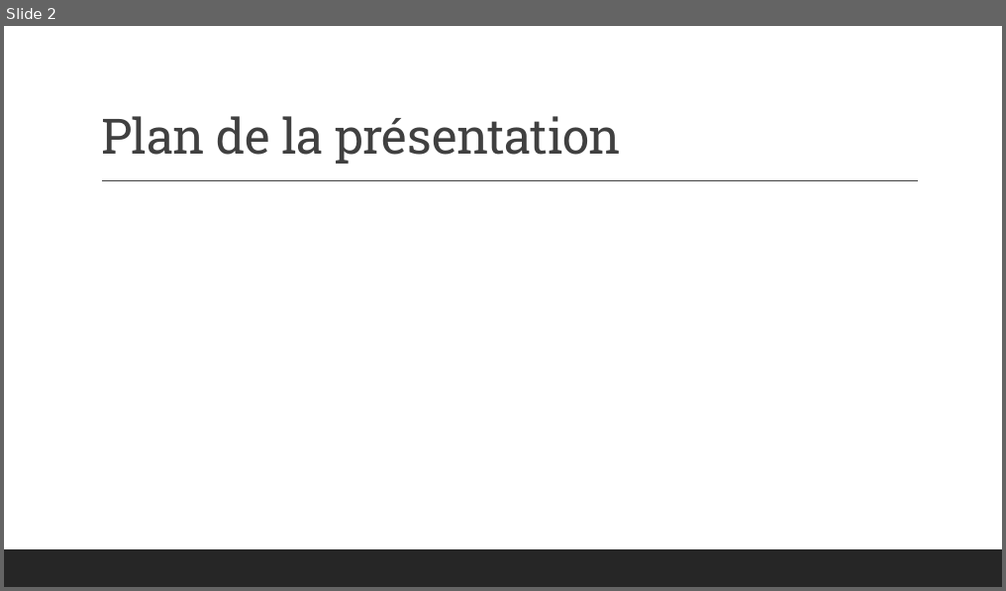
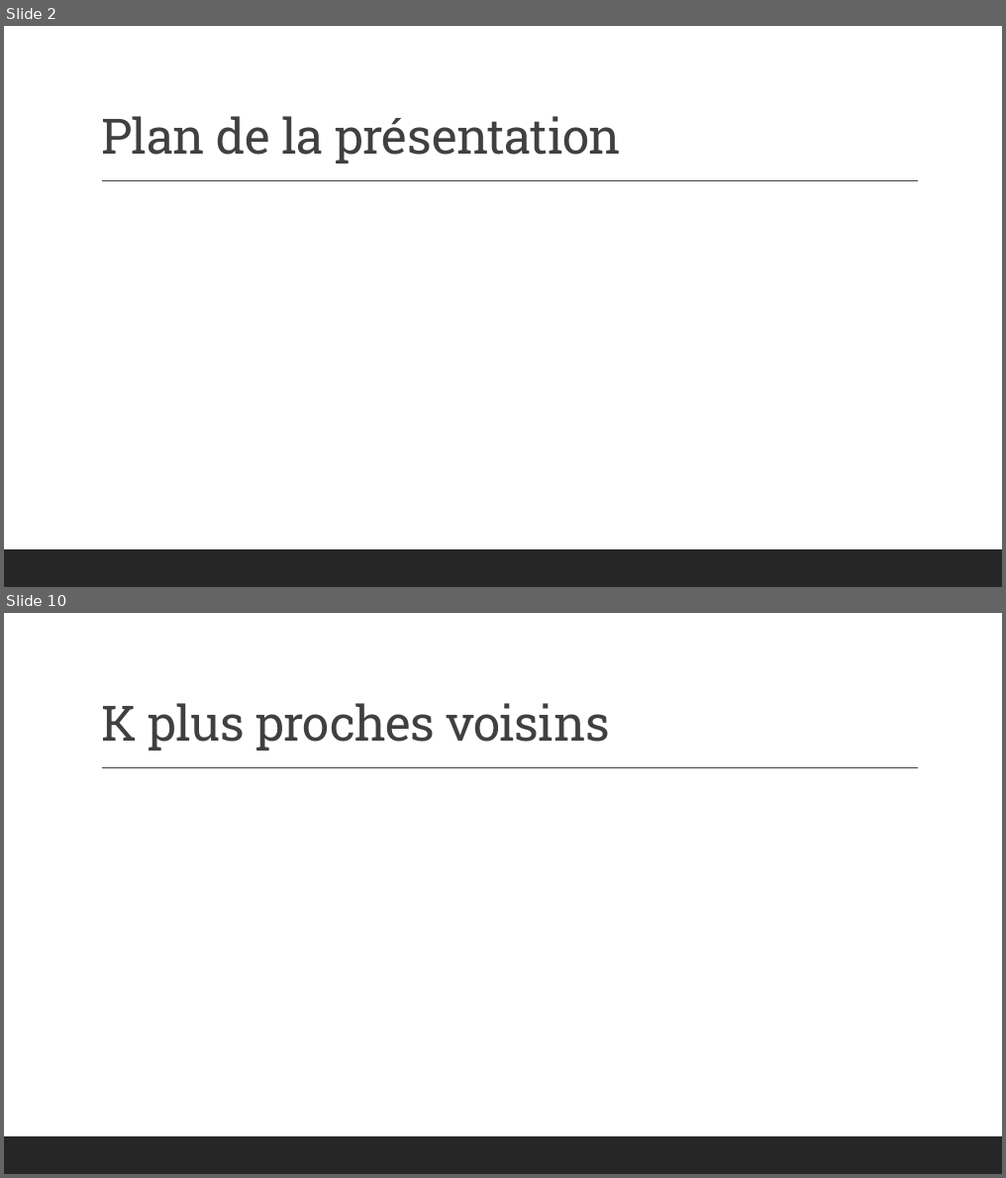
Before and after one commit to Dan-UL/PasDePlaziat, a slide deck: Final/Presentation_Equipe9.pptx. Shown one above the other, each under a label of ours: slide 2 before the commit, slides 2 and 10 after it; the slides between them are not shown. The pictures are 1006x591 and 1006x1178 pixels, drawn with LibreOffice and Linux fonts; fonts in the diff are those of the drawing. Boxes give left, top, right and bottom in pixels: in the first picture for what was removed or moved away, otherwise in the second. Text is boxed around its words. In the diff, an @@ line names an element or a change of style, - is before the commit and + after.

```diff
--- a/Final/Presentation_Equipe9.pptx
+++ b/Final/Presentation_Equipe9.pptx
@@ slide 10 added at (x1=4, y1=613, x2=1002, y2=1174), background #FFFFFF; not listed: 2 template elements that a slide beside it also shows @@
@@ title added at (x1=101, y1=703, x2=609, y2=751), 47 pt, text #404040 @@
+K plus proches voisins
```
Also in this commit, not shown: 17 other slides added, 2 slides removed.
